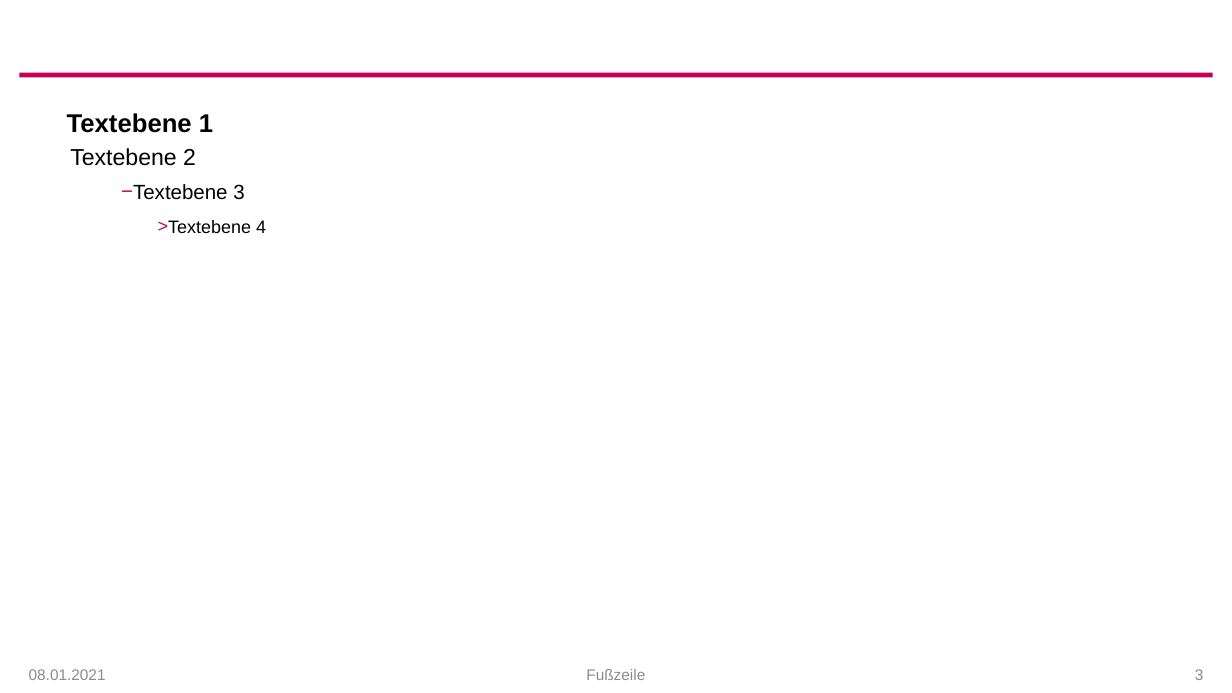
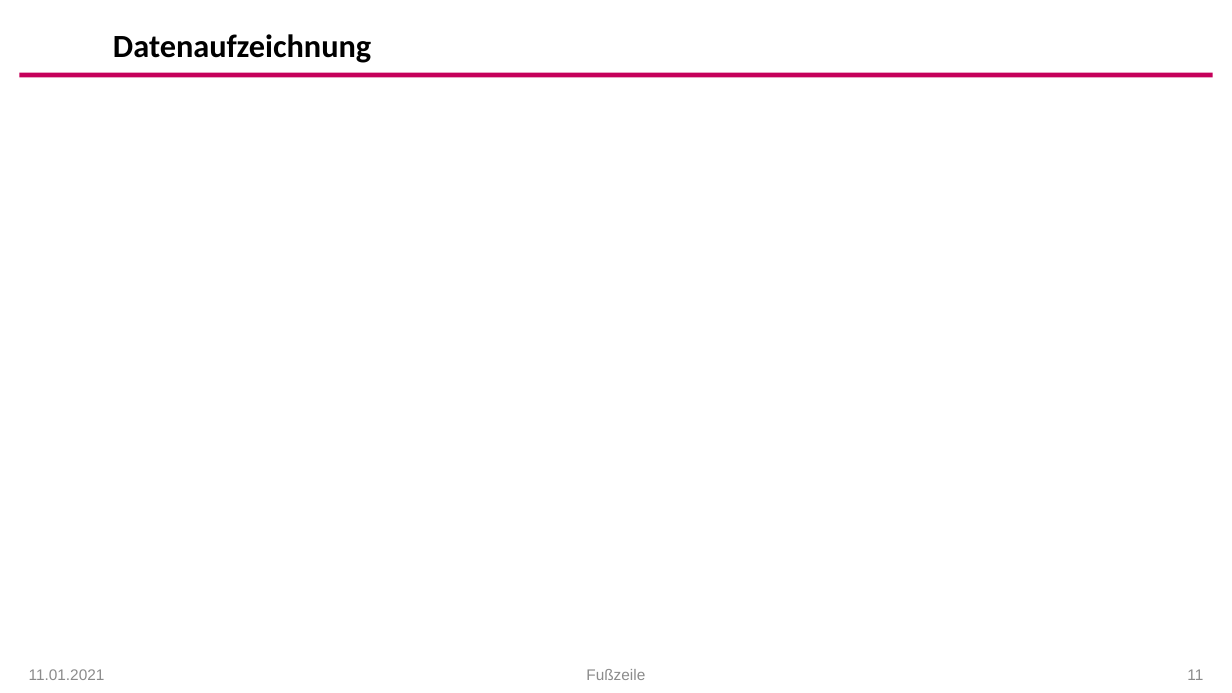
Before and after one commit to arehmer/DigitalTwinInjectionMoulding, a slide deck: slide 11 of Präsentationen/Kick-Off_Agenda.pptx (slide 3 before the commit). Drawn at 1232x693 pixels with LibreOffice and Linux fonts; fonts in the diff are those of the drawing; background and template pictures are left out. Boxes give left, top, right and bottom in pixels: in the first picture for what was removed or moved away, otherwise in the second. Text is boxed around its words. In the diff, an @@ line names an element or a change of style, - is before the commit and + after.

Commit message:
Präsentation

```diff
--- a/Präsentationen/Kick-Off_Agenda.pptx
+++ b/Präsentationen/Kick-Off_Agenda.pptx
@@ title added at [113,34,371,63], 25.2 pt, text #000000, bold @@
+Datenaufzeichnung
@@ text removed at [67,113,266,233] @@
-Textebene 1
-  Textebene 2
-    − Textebene 3
-      > Textebene 4
@@ text at [29,669,105,680]: text changed @@
-08.01.2021
+11.01.2021
@@ page number at [1187,669,1203,680]: text changed @@
-3
+11
```
Also in this commit, not shown: 2 other slides changed, 11 slides added, 1 other file.
